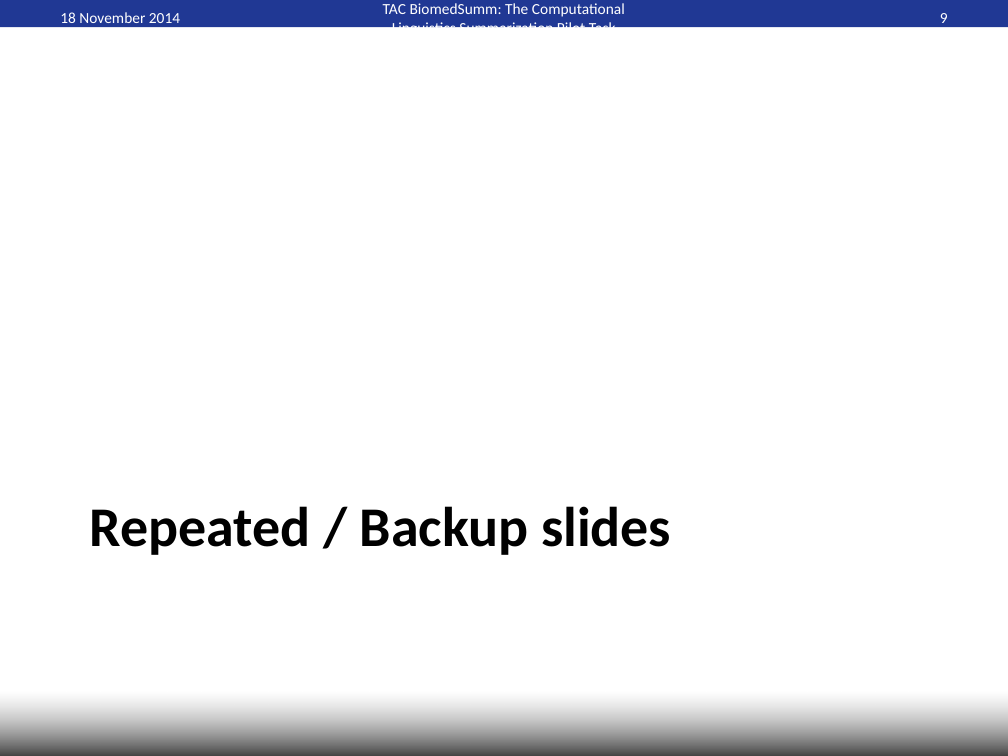
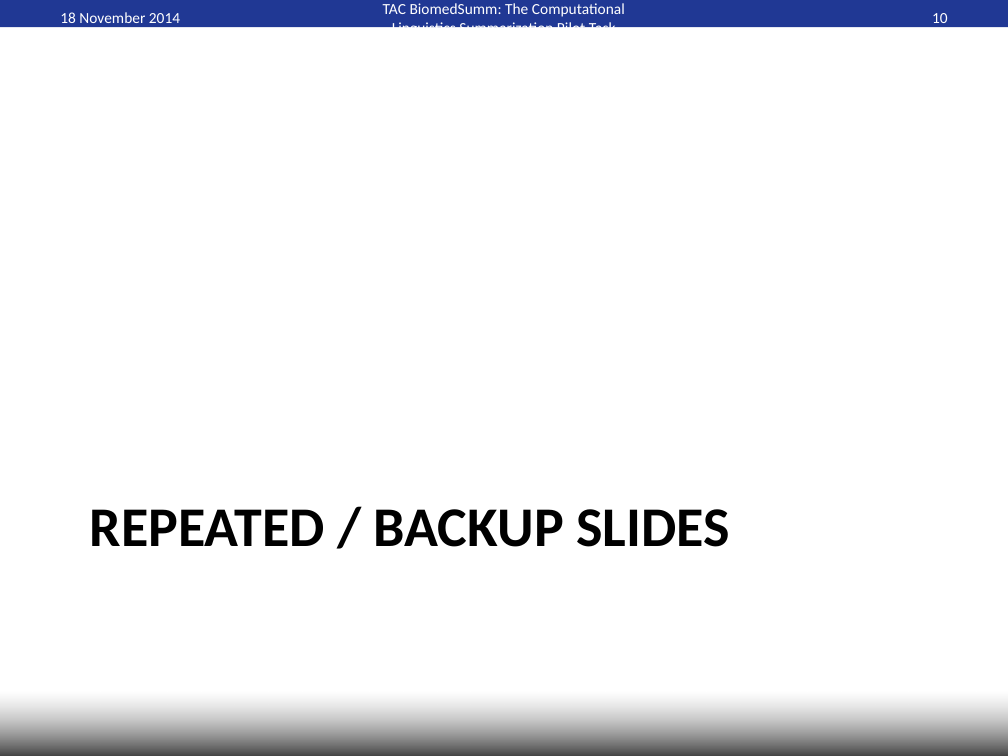
Before and after one commit to WING-NUS/scisumm-corpus, a slide deck: slide 10 of workshop_paper/TAC2014-planning.ppt (slide 9 before the commit). Drawn at 1008x756 pixels with LibreOffice and Linux fonts; fonts in the diff are those of the drawing; background and template pictures are left out. Boxes give left, top, right and bottom in pixels: in the first picture for what was removed or moved away, otherwise in the second. Text is boxed around its words. In the diff, an @@ line names an element or a change of style, - is before the commit and + after.

```diff
--- a/workshop_paper/TAC2014-planning.ppt
+++ b/workshop_paper/TAC2014-planning.ppt
@@ page number at (932,13,948,28): text changed @@
-9
+10
@@ title at (90,509,729,547): text changed @@
-Repeated / Backup slides
+REPEATED / BACKUP SLIDES
```
Also in this commit, not shown: 4 other slides changed, 1 slide added, 1 other file.
